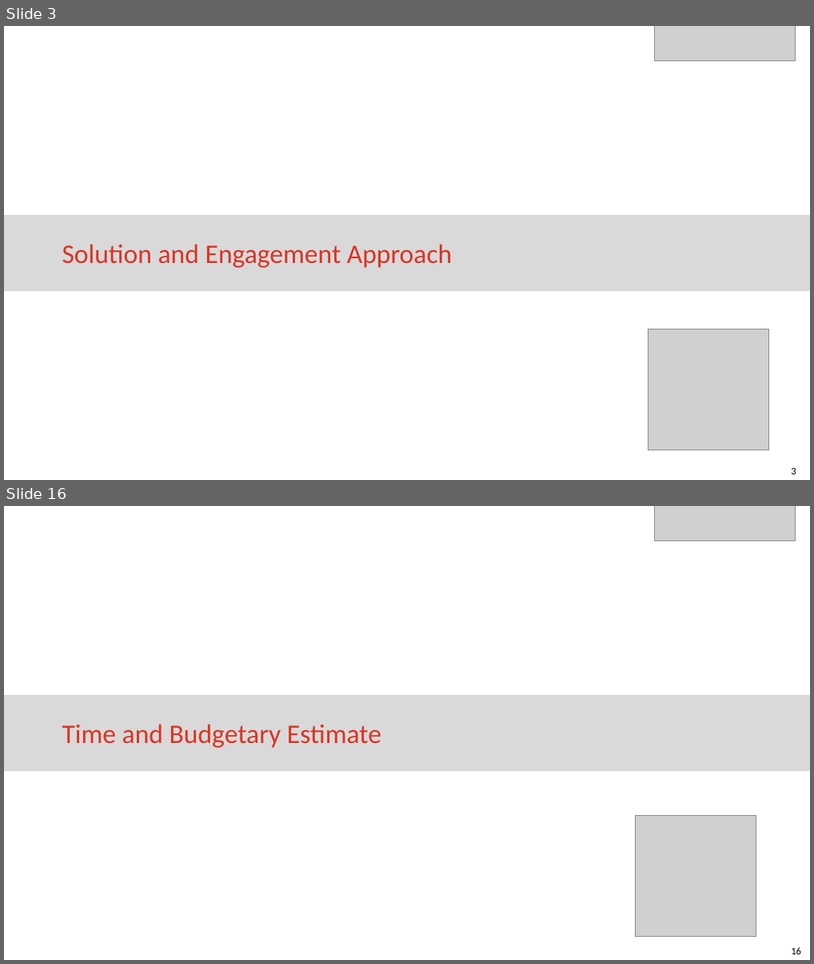
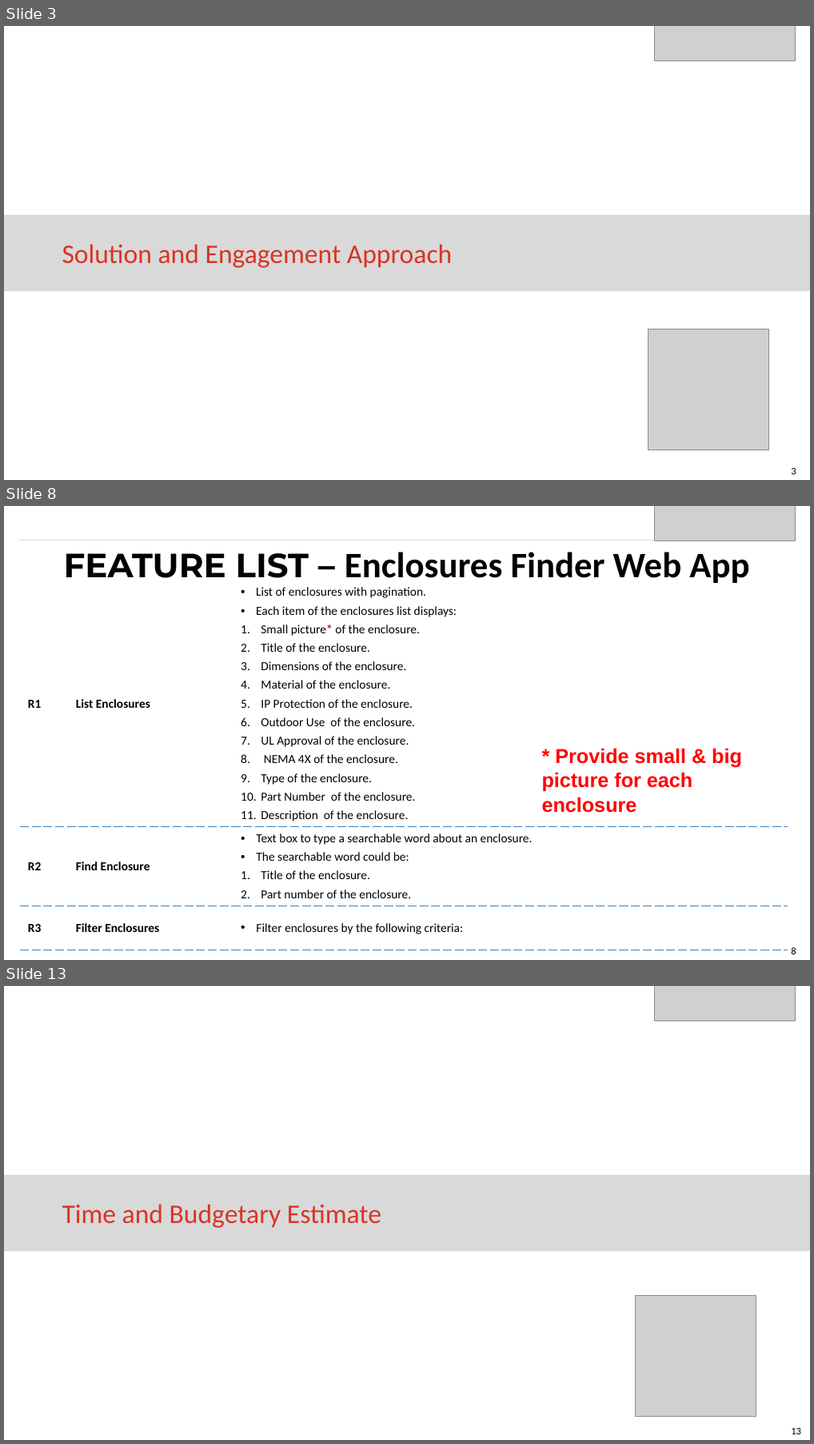
Before and after one commit to eaitbrahim/AltechEnclosures, a slide deck: Code Gate Proposal to Altech for Enclosures App.pptx. Shown one above the other, each under a label of ours: slides 3 and 16 before the commit, slides 3, 8 and 13 after it; the slides between them are not shown. The pictures are 814x964 and 814x1444 pixels, drawn with LibreOffice and Linux fonts; fonts in the diff are those of the drawing; grey boxes stand for pictures. Boxes give left, top, right and bottom in pixels: in the first picture for what was removed or moved away, otherwise in the second. Text is boxed around its words. In the diff, an @@ line names an element or a change of style, - is before the commit and + after.

```diff
--- a/Code Gate Proposal to Altech for Enclosures App.pptx
+++ b/Code Gate Proposal to Altech for Enclosures App.pptx
@@ slide 8 added at [4,506,810,960], background #FFFFFF; not listed: 1 template element that a slide beside it also shows @@
@@ picture added at [654,506,796,540] @@
@@ line added from (19, 540) to (795, 540), #D9D9D9 0.75 pt @@
@@ title added at [64,552,750,583], 32 pt, text #000000, bold @@
+FEATURE LIST – Enclosures Finder Web App
@@ table added at [20,580,790,941], 3 rows, 3 columns @@
+R1 | List Enclosures | List of enclosures with pagination. / Each item of the enclosures list displays: / Small picture* of the enclosure. / Title of the enclosure. / Dimensions of the enclosure. / Material of the enclosure. / IP Protection of the enclosure. / Outdoor Use of the enclosure. / UL Approval of the enclosure. / NEMA 4X of the enclosure. / Type of the enclosure. / Part Number of the enclosure. / Description of the enclosure.
+R2 | Find Enclosure | Text box to type a searchable word about an enclosure. / The searchable word could be: / Title of the enclosure. / Part number of the enclosure.
+R3 | Filter Enclosures | Filter enclosures by the following criteria:
@@ text added at [542,748,742,812], 18 pt, text #FF0000, bold @@
+* Provide small & big picture for each enclosure
@@ what was slide 16 is now slide 13 @@
@@ page number at [791,1428,802,1434]: text changed @@
-16
+13
```
Also in this commit, not shown: 6 slides changed, 6 other slides added, 10 slides removed.
